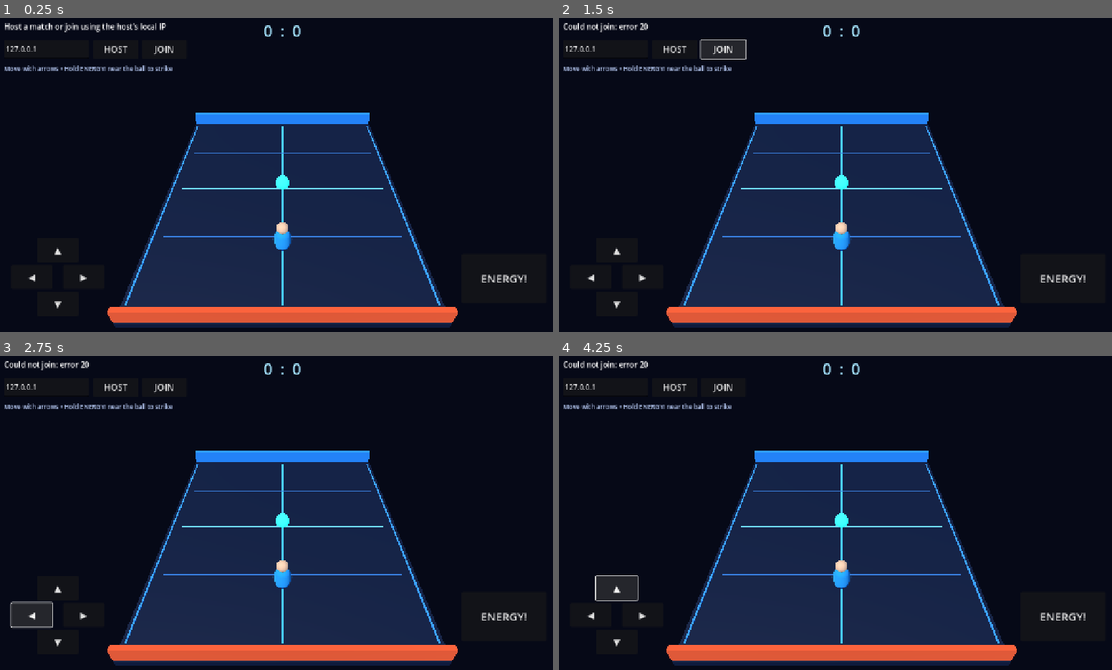
Above: before the commit, frames 1-4 (two rows, left to right).
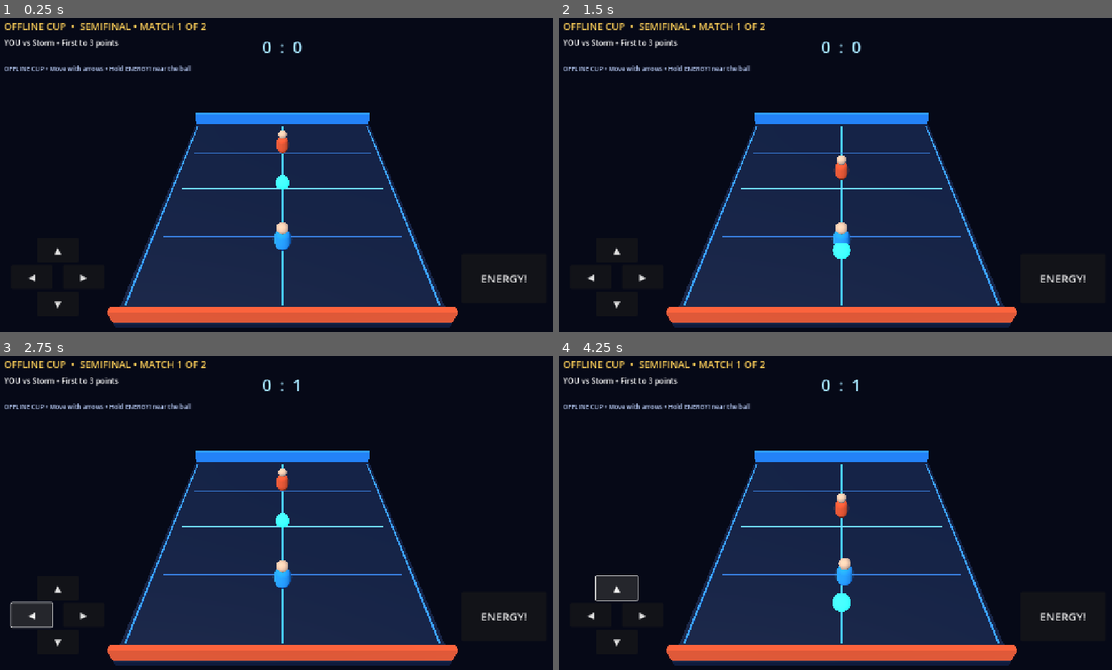
Above: after the commit, the same moments.

Repository: synoizu2-wq/sendokai-3d-multiplayer
Game: Godot game, scene res://scenes/main.tscn
The game is run twice, just before and just after one commit, with the same random seed, the same clock (stepped at 60 frames per second) and the same inputs.
Inputs (mouse positions are in pixels of both pictures, inside the frame that each line leads up to):
- Up to frame 1 (0.25 s): no input
- Up to frame 2 (1.5 s): click (675, 49) at 0.5 s, where only the run before the commit has a clickable "HOST"; click (724, 49) at 1.25 s, where only the run before the commit has a clickable "JOIN"
- Up to frame 3 (2.75 s): click "◀" at 2 s
- Up to frame 4 (4.25 s): click "▶" at 2.75 s; click "▲" at 3.5 s

The runs differ from the first frame. In frame 1, 1.7% of the frame differs, in the area x 0-55%, y 1-44%; in frame 2, 2.4%, in the area x 0-55%, y 1-77%; in frame 3, 1.6%; in frame 4, 2.1%.

Commit message:
Convert prototype to offline tournament mode

Diff:
--- a/scripts/main.gd
+++ b/scripts/main.gd
@@ -1,27 +1,33 @@
 extends Node3D
 
-const PORT := 24567
-const MAX_PLAYERS := 2
 const ARENA_X := 8.0
-const ARENA_Z := 10.0
-
-var is_server := false
+const PLAYER_START := Vector3(0, 0, 6)
+const AI_START := Vector3(0, 0, -6)
+const TEAM_NAMES := ["Storm", "Ember", "Nova"]
+const TARGET_SCORE := 3
+
 var local_move := Vector2.ZERO
 var shoot_pressed := false
-var player_nodes: Dictionary = {}
-var player_positions: Dictionary = {}
-var input_states: Dictionary = {}
-var shoot_cooldowns: Dictionary = {}
+var player_position := PLAYER_START
+var ai_position := AI_START
 var ball_position := Vector3(0, 0.65, 0)
 var ball_velocity := Vector3.ZERO
 var score := [0, 0]
-var send_timer := 0.0
+var player_cooldown := 0.0
+var ai_cooldown := 0.0
 var match_over := false
-
+var tournament_over := false
+var round_number := 1
+var current_opponent := "Storm"
+var final_opponent := "Ember"
+var player_won_semifinal := false
+
+var player_node: Node3D
+var ai_node: Node3D
 var status_label: Label
 var score_label: Label
-var ip_field: LineEdit
-var shoot_button: Button
+var tournament_label: Label
+var next_button: Button
 var move_flags := {"left": false, "right": false, "up": false, "down": false}
 
 func _ready() -> void:
@@ -29,22 +35,15 @@
 	_build_camera()
 	_build_lighting()
 	_build_ball()
+	_build_fighters()
 	_build_hud()
-	_ensure_player(1)
-	player_positions[1] = Vector3(0, 0, 6)
-	status_label.text = "Host a match or join using the host's local IP"
+	_start_match("SEMIFINAL • MATCH 1 OF 2", "Storm")
 
 func _physics_process(delta: float) -> void:
+	if match_over or tournament_over:
+		return
 	_refresh_local_move()
-	if is_server:
-		input_states[1] = {"move": local_move, "shoot": shoot_pressed}
-		_server_step(delta)
-		send_timer += delta
-		if send_timer >= 0.05:
-			send_timer = 0.0
-			_broadcast_snapshot()
-	elif multiplayer.multiplayer_peer != null and multiplayer.multiplayer_peer.get_connection_status() == MultiplayerPeer.CONNECTION_CONNECTED:
-		rpc_id(1, "submit_input", local_move, shoot_pressed)
+	_step_match(delta)
 
 func _build_arena() -> void:
 	var floor_mesh := BoxMesh.new()
@@ -58,7 +57,6 @@
 	floor_mat.roughness = 0.55
 	floor.material_override = floor_mat
 	add_child(floor)
-
 	_add_box(Vector3(18, 1.2, 0.35), Vector3(0, 0.4, -10.8), Color(0.12, 0.55, 0.95))
 	_add_box(Vector3(18, 1.2, 0.35), Vector3(0, 0.4, 10.8), Color(0.95, 0.35, 0.18))
 	_add_box(Vector3(0.18, 0.03, 20), Vector3(0, 0.0, 0), Color(0.25, 0.75, 1.0))
@@ -98,7 +96,6 @@
 	env.ambient_light_energy = 0.8
 	world.environment = env
 	add_child(world)
-
 	var light := DirectionalLight3D.new()
 	light.rotation_degrees = Vector3(-55, -25, 0)
 	light.light_energy = 1.35
@@ -120,14 +117,9 @@
 	orb.position = ball_position
 	add_child(orb)
 
-func _ensure_player(peer_id: int) -> void:
-	if player_nodes.has(peer_id):
-		return
+func _make_fighter(display_name: String, body_color: Color) -> Node3D:
 	var body := Node3D.new()
-	body.name = "Player_%s" % peer_id
-	var is_blue := peer_id % 2 == 1
-	var body_color := Color(0.12, 0.65, 1.0) if is_blue else Color(1.0, 0.35, 0.18)
-
+	body.name = display_name
 	var torso := MeshInstance3D.new()
 	var capsule := CapsuleMesh.new()
 	capsule.radius = 0.48
@@ -139,7 +131,6 @@
 	torso_mat.metallic = 0.22
 	torso.material_override = torso_mat
 	body.add_child(torso)
-
 	var head := MeshInstance3D.new()
 	var head_mesh := SphereMesh.new()
 	head_mesh.radius = 0.38
@@ -150,7 +141,6 @@
 	head_mat.albedo_color = Color(0.88, 0.72, 0.57)
 	head.material_override = head_mat
 	body.add_child(head)
-
 	var aura := MeshInstance3D.new()
 	var aura_mesh := SphereMesh.new()
 	aura_mesh.radius = 0.62
@@ -165,12 +155,14 @@
 	aura_mat.emission_energy_multiplier = 0.55
 	aura.material_override = aura_mat
 	body.add_child(aura)
-
 	add_child(body)
-	player_nodes[peer_id] = body
-	player_positions[peer_id] = Vector3(0, 0, 6 if peer_id % 2 == 1 else -6)
-	body.position = player_positions[peer_id]
-	shoot_cooldowns[peer_id] = 0.0
+	return body
+
+func _build_fighters() -> void:
+	player_node = _make_fighter("Player", Color(0.12, 0.65, 1.0))
+	ai_node = _make_fighter("CPU", Color(1.0, 0.35, 0.18))
+	player_node.position = player_position
+	ai_node.position = ai_position
 
 func _build_hud() -> void:
 	var layer := CanvasLayer.new()
@@ -179,51 +171,49 @@
 	root.set_anchors_and_offsets_preset(Control.PRESET_FULL_RECT)
 	layer.add_child(root)
 
+	tournament_label = Label.new()
+	tournament_label.position = Vector2(18, 12)
+	tournament_label.size = Vector2(560, 36)
+	tournament_label.add_theme_font_size_override("font_size", 22)
+	tournament_label.add_theme_color_override("font_color", Color(1.0, 0.82, 0.35))
+	root.add_child(tournament_label)
+
 	score_label = Label.new()
-	score_label.position = Vector2(520, 14)
+	score_label.position = Vector2(520, 48)
 	score_label.size = Vector2(240, 55)
 	score_label.horizontal_alignment = HORIZONTAL_ALIGNMENT_CENTER
-	score_label.add_theme_font_size_override("font_size", 34)
+	score_label.add_theme_font_size_override("font_size", 36)
 	score_label.add_theme_color_override("font_color", Color(0.65, 0.9, 1.0))
 	score_label.text = "0  :  0"
 	root.add_child(score_label)
 
 	status_label = Label.new()
-	status_label.position = Vector2(18, 16)
-	status_label.size = Vector2(470, 34)
+	status_label.position = Vector2(18, 52)
+	status_label.size = Vector2(470, 38)
 	status_label.add_theme_font_size_override("font_size", 17)
 	status_label.add_theme_color_override("font_color", Color.WHITE)
 	root.add_child(status_label)
-
-	ip_field = LineEdit.new()
-	ip_field.position = Vector2(18, 58)
-	ip_field.size = Vector2(190, 42)
-	ip_field.placeholder_text = "Host IP (e.g. 192.168.1.5)"
-	ip_field.text = "127.0.0.1"
-	root.add_child(ip_field)
-
-	var host_btn := _make_button("HOST", Vector2(218, 58), Vector2(100, 42))
-	host_btn.pressed.connect(_host_game)
-	root.add_child(host_btn)
-	var join_btn := _make_button("JOIN", Vector2(326, 58), Vector2(100, 42))
-	join_btn.pressed.connect(_join_game)
-	root.add_child(join_btn)
 
 	_add_control_button(root, "◀", Vector2(34, 560), "left")
 	_add_control_button(root, "▶", Vector2(150, 560), "right")
 	_add_control_button(root, "▲", Vector2(92, 500), "up")
 	_add_control_button(root, "▼", Vector2(92, 620), "down")
 
-	shoot_button = _make_button("ENERGY!", Vector2(1040, 535), Vector2(190, 110))
+	var shoot_button := _make_button("ENERGY!", Vector2(1040, 535), Vector2(190, 110))
 	shoot_button.add_theme_font_size_override("font_size", 25)
 	shoot_button.button_down.connect(func(): shoot_pressed = true)
 	shoot_button.button_up.connect(func(): shoot_pressed = false)
 	root.add_child(shoot_button)
 
+	next_button = _make_button("CONTINUE", Vector2(520, 625), Vector2(240, 58))
+	next_button.visible = false
+	next_button.pressed.connect(_continue_tournament)
+	root.add_child(next_button)
+
 	var help := Label.new()
 	help.position = Vector2(18, 112)
-	help.size = Vector2(440, 30)
-	help.text = "Move with arrows • Hold ENERGY! near the ball to strike"
+	help.size = Vector2(500, 30)
+	help.text = "OFFLINE CUP • Move with arrows • Hold ENERGY! near the ball"
 	help.add_theme_font_size_override("font_size", 14)
 	help.add_theme_color_override("font_color", Color(0.75, 0.83, 1.0))
 	root.add_child(help)
@@ -247,86 +237,34 @@
 	var y := float(move_flags["down"]) - float(move_flags["up"])
 	local_move = Vector2(x, y).normalized()
 
-func _host_game() -> void:
-	var peer := ENetMultiplayerPeer.new()
-	var error := peer.create_server(PORT, MAX_PLAYERS - 1)
-	if error != OK:
-		status_label.text = "Could not host: error %s" % error
-		return
-	multiplayer.multiplayer_peer = peer
-	is_server = true
-	_ensure_player(1)
-	player_positions[1] = Vector3(0, 0, 6)
-	var local_ip := _get_local_ip()
-	status_label.text = "HOST: %s:%s • Share this with player 2" % [local_ip, PORT]
-	multiplayer.peer_connected.connect(_on_peer_connected)
-	multiplayer.peer_disconnected.connect(_on_peer_disconnected)
-
-func _get_local_ip() -> String:
-	for address in IP.get_local_addresses():
-		if address.contains(".") and not address.begins_with("127."):
-			return address
-	return "Check Wi-Fi IP in Android settings"
-
-func _join_game() -> void:
-	var address := ip_field.text.strip_edges()
-	if address.is_empty():
-		status_label.text = "Enter the host IP first"
-		return
-	var peer := ENetMultiplayerPeer.new()
-	var error := peer.create_client(address, PORT)
-	if error != OK:
-		status_label.text = "Could not join: error %s" % error
-		return
-	multiplayer.multiplayer_peer = peer
-	is_server = false
-	status_label.text = "Connecting to %s..." % address
-	multiplayer.connected_to_server.connect(func():
-		_ensure_player(multiplayer.get_unique_id())
-		status_label.text = "Connected • Match started"
-	)
-	multiplayer.connection_failed.connect(func(): status_label.text = "Connection failed")
-	multiplayer.server_disconnected.connect(func(): status_label.text = "Host disconnected")
-
-func _on_peer_connected(peer_id: int) -> void:
-	_ensure_player(peer_id)
-	player_positions[peer_id] = Vector3(0, 0, -6)
-	input_states[peer_id] = {"move": Vector2.ZERO, "shoot": false}
-	status_label.text = "Opponent connected • First to 3 points wins"
-
-func _on_peer_disconnected(peer_id: int) -> void:
-	if player_nodes.has(peer_id):
-		player_nodes[peer_id].queue_free()
-		player_nodes.erase(peer_id)
-	player_positions.erase(peer_id)
-	input_states.erase(peer_id)
-
-@rpc("any_peer", "call_remote", "unreliable_ordered")
-func submit_input(move: Vector2, shoot: bool) -> void:
-	if not is_server:
-		return
-	var sender := multiplayer.get_remote_sender_id()
-	input_states[sender] = {"move": move.limit_length(1.0), "shoot": shoot}
-
-func _server_step(delta: float) -> void:
-	if match_over:
-		return
-	for peer_id in player_positions.keys():
-		_ensure_player(int(peer_id))
-		var state: Dictionary = input_states.get(peer_id, {"move": Vector2.ZERO, "shoot": false})
-		var movement: Vector2 = state.get("move", Vector2.ZERO)
-		var pos: Vector3 = player_positions[peer_id]
-		pos.x += movement.x * 6.0 * delta
-		pos.z += movement.y * 6.0 * delta
-		pos.x = clampf(pos.x, -7.2, 7.2)
-		pos.z = clampf(pos.z, -9.0, 9.0)
-		player_positions[peer_id] = pos
-		shoot_cooldowns[peer_id] = maxf(0.0, float(shoot_cooldowns.get(peer_id, 0.0)) - delta)
-		if bool(state.get("shoot", false)) and shoot_cooldowns[peer_id] <= 0.0:
-			if pos.distance_to(ball_position) < 4.2:
-				var direction := Vector3(0, 0, -1 if pos.z > 0 else 1)
-				ball_velocity = direction * 13.0 + Vector3(signf(pos.x - ball_position.x) * 1.5, 0, 0)
-				shoot_cooldowns[peer_id] = 0.65
+func _step_match(delta: float) -> void:
+	player_cooldown = maxf(0.0, player_cooldown - delta)
+	ai_cooldown = maxf(0.0, ai_cooldown - delta)
+
+	player_position.x += local_move.x * 6.0 * delta
+	player_position.z += local_move.y * 6.0 * delta
+	player_position.x = clampf(player_position.x, -7.2, 7.2)
+	player_position.z = clampf(player_position.z, 1.2, 9.0)
+
+	var to_ball := Vector2(ball_position.x - ai_position.x, ball_position.z - ai_position.z)
+	var ai_move := to_ball.normalized()
+	if to_ball.length() > 1.0:
+		ai_position.x += ai_move.x * 4.0 * delta
+		ai_position.z += ai_move.y * 4.0 * delta
+	ai_position.x = clampf(ai_position.x, -7.2, 7.2)
+	ai_position.z = clampf(ai_position.z, -9.0, -1.2)
+
+	if shoot_pressed and player_cooldown <= 0.0 and player_position.distance_to(ball_position) < 3.8:
+		var aim := Vector3(0, 0, -1)
+		aim.x = clampf((ball_position.x - player_position.x) * 0.35, -0.55, 0.55)
+		ball_velocity = aim.normalized() * 14.0
+		player_cooldown = 0.6
+
+	if ai_cooldown <= 0.0 and ai_position.distance_to(ball_position) < 3.5:
+		var aim_ai := Vector3(0, 0, 1)
+		aim_ai.x = clampf((ball_position.x - ai_position.x) * 0.35, -0.55, 0.55)
+		ball_velocity = aim_ai.normalized() * 11.0
+		ai_cooldown = 1.0
 
 	ball_position += ball_velocity * delta
 	ball_velocity *= pow(0.985, delta * 60.0)
@@ -340,39 +278,64 @@
 		score[1] += 1
 		_reset_ball()
 
-	for peer_id in player_nodes.keys():
-		player_nodes[peer_id].position = player_positions.get(peer_id, Vector3.ZERO)
+	player_node.position = player_position
+	ai_node.position = ai_position
 	var orb := get_node_or_null("EnergyBall") as MeshInstance3D
 	if orb:
 		orb.position = ball_position
 	score_label.text = "%s  :  %s" % [score[0], score[1]]
-	if score[0] >= 3 or score[1] >= 3:
-		match_over = true
-		status_label.text = "BLUE TEAM WINS!" if score[0] >= 3 else "RED TEAM WINS!"
+	if score[0] >= TARGET_SCORE or score[1] >= TARGET_SCORE:
+		_finish_match()
 
 func _reset_ball() -> void:
 	ball_position = Vector3(0, 0.65, 0)
 	ball_velocity = Vector3.ZERO
-
-func _broadcast_snapshot() -> void:
-	var positions: Dictionary = {}
-	for peer_id in player_positions.keys():
-		positions[int(peer_id)] = player_positions[peer_id]
-	rpc("receive_snapshot", positions, ball_position, score[0], score[1])
-
-@rpc("authority", "call_remote", "unreliable_ordered")
-func receive_snapshot(positions: Dictionary, orb_pos: Vector3, blue_score: int, red_score: int) -> void:
-	for key in positions.keys():
-		var peer_id := int(key)
-		_ensure_player(peer_id)
-		player_positions[peer_id] = positions[key]
-		player_nodes[peer_id].position = positions[key]
-	ball_position = orb_pos
-	var orb := get_node_or_null("EnergyBall") as MeshInstance3D
-	if orb:
-		orb.position = orb_pos
-	score_label.text = "%s  :  %s" % [blue_score, red_score]
-	if blue_score >= 3:
-		status_label.text = "BLUE TEAM WINS!"
-	elif red_score >= 3:
-		status_label.text = "RED TEAM WINS!"
+	player_position = PLAYER_START
+	ai_position = AI_START
+	player_node.position = player_position
+	ai_node.position = ai_position
+
+func _start_match(round_title: String, opponent: String) -> void:
+	current_opponent = opponent
+	score = [0, 0]
+	match_over = false
+	shoot_pressed = false
+	player_cooldown = 0.0
+	ai_cooldown = 0.0
+	_reset_ball()
+	score_label.text = "0  :  0"
+	status_label.text = "YOU vs %s • First to %s points" % [current_opponent, TARGET_SCORE]
+	tournament_label.text = "OFFLINE CUP  •  " + round_title
+	next_button.visible = false
+
+func _finish_match() -> void:
+	match_over = true
+	if score[0] > score[1]:
+		status_label.text = "YOU DEFEATED %s!" % current_opponent.to_upper()
+		if round_number == 1:
+			player_won_semifinal = true
+			next_button.text = "PLAY THE FINAL"
+			next_button.visible = true
+		else:
+			tournament_over = true
+			tournament_label.text = "OFFLINE CUP  •  CHAMPION!"
+			status_label.text = "YOU ARE THE CUP CHAMPION! 🏆"
+			next_button.text = "PLAY AGAIN"
+			next_button.visible = true
+	else:
+		tournament_over = true
+		tournament_label.text = "OFFLINE CUP  •  ELIMINATED"
+		status_label.text = "TOURNAMENT OVER • %s WON" % current_opponent.to_upper()
+		next_button.text = "TRY AGAIN"
+		next_button.visible = true
+
+func _continue_tournament() -> void:
+	if tournament_over:
+		round_number = 1
+		tournament_over = false
+		player_won_semifinal = false
+		_start_match("SEMIFINAL • MATCH 1 OF 2", "Storm")
+		return
+	if round_number == 1 and player_won_semifinal:
+		round_number = 2
+		_start_match("GRAND FINAL • MATCH 2 OF 2", final_opponent)
